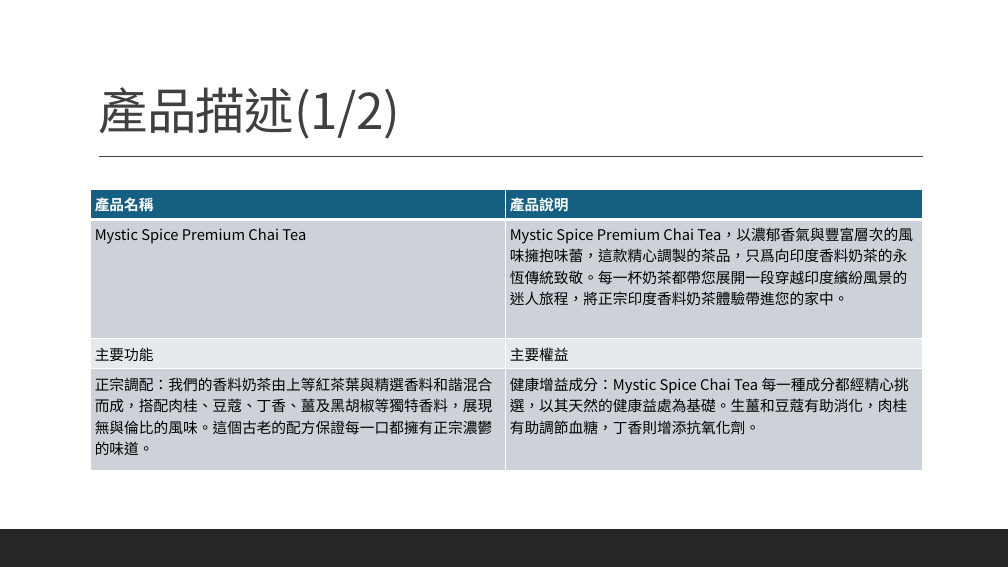
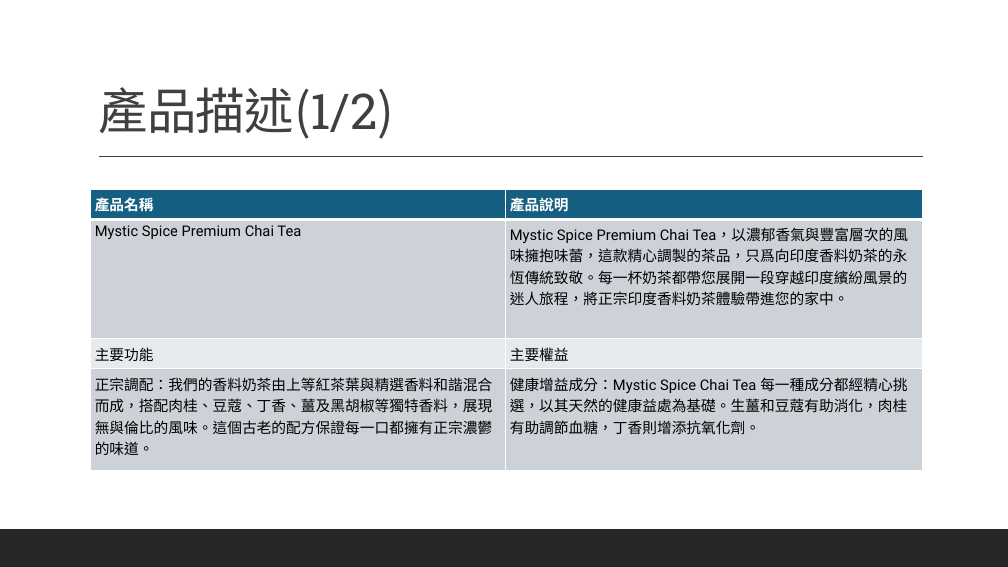
Before and after one commit to MicrosoftLearning/MS-4004-Empower-workforce-copilot-use-cases.zh-tw, a slide deck: slide 5 of ResourceFiles/Mystic Spice Premium Chai Market Analysis Presentation.pptx. Drawn at 1008x567 pixels with LibreOffice and Linux fonts; fonts in the diff are those of the drawing. Boxes give left, top, right and bottom in pixels: in the first picture for what was removed or moved away, otherwise in the second. Text is boxed around its words. In the diff, an @@ line names an element or a change of style, - is before the commit and + after.

```diff
--- a/ResourceFiles/Mystic Spice Premium Chai Market Analysis Presentation.pptx
+++ b/ResourceFiles/Mystic Spice Premium Chai Market Analysis Presentation.pptx
@@ title "產品描述(1/2)" at (98,87,394,139): font Noto Sans CJK TC to Roboto Slab in "產品描述(1/2)" @@
@@ table at (91,189,923,471) @@
@@ font Noto Sans CJK TC to Roboto @@
```
Also in this commit, not shown: 10 other slides changed, 36 other files.
